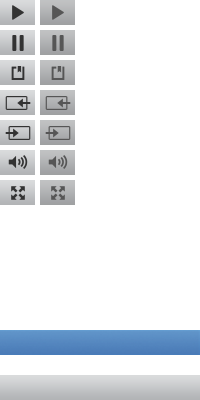
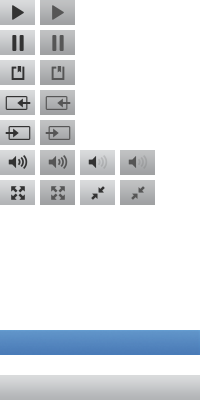
The second 200x400 image is a revision of the first. Changes to its layers:
added layer "volume copy 2" (15%) above "volume copy" over 97, 155, 108, 169
added layer "volume copy" above "volume bg copy" over 88, 156, 97, 168
added layer "volume bg copy" above "volume over copy 2" over 80, 150, 115, 175
added layer "volume over copy 2" (18%) above "volume over copy" over 137, 155, 148, 169
added layer "volume over copy" (99%) above "volume over bg copy" over 128, 156, 137, 168
added layer "volume over bg copy" above "volume" over 120, 150, 155, 175
added layer "full screen over copy" (99%) above "full screen over bg copy" over 131, 186, 145, 200
added layer "full screen over bg copy" above "full screen copy" over 120, 180, 155, 205
added layer "full screen copy" above "full screen bg copy" over 91, 186, 105, 200
added layer "full screen bg copy" above "full screen over" over 80, 180, 115, 205
